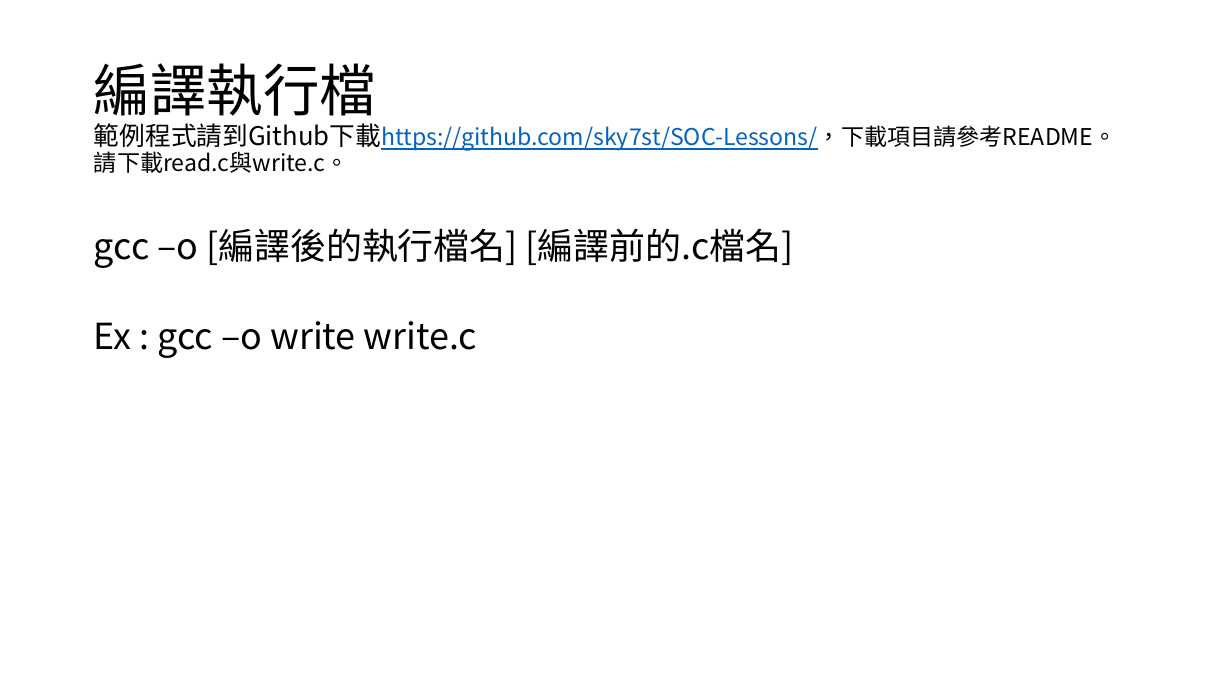
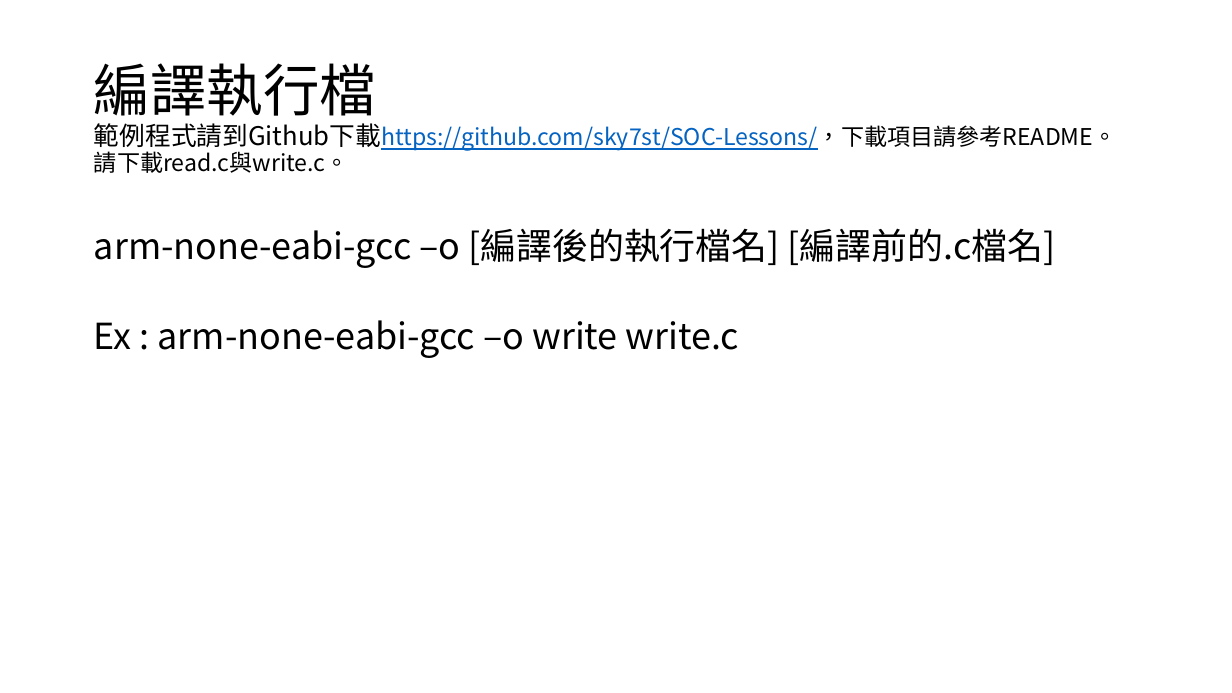
Before and after one commit to sky7st/SOC-Lessons, a slide deck: slide 3 of 00_Tutorial PPTs/Vivado_lab5_2_driver_module.pptx. Drawn at 1232x693 pixels with LibreOffice and Linux fonts; fonts in the diff are those of the drawing; background and template pictures are left out. Boxes give left, top, right and bottom in pixels: in the first picture for what was removed or moved away, otherwise in the second. Text is boxed around its words. In the diff, an @@ line names an element or a change of style, - is before the commit and + after.

Commit message:
add lab5-3PPT

```diff
--- a/00_Tutorial PPTs/Vivado_lab5_2_driver_module.pptx
+++ b/00_Tutorial PPTs/Vivado_lab5_2_driver_module.pptx
@@ text at (94,228,1056,358): text changed @@
-gcc –o [編譯後的執行檔名] [編譯前的.c檔名]
-Ex : gcc –o write write.c
+arm-none-eabi-gcc –o [編譯後的執行檔名] [編譯前的.c檔名]
+Ex : arm-none-eabi-gcc –o write write.c
```
Also in this commit, not shown: 1 other file.
